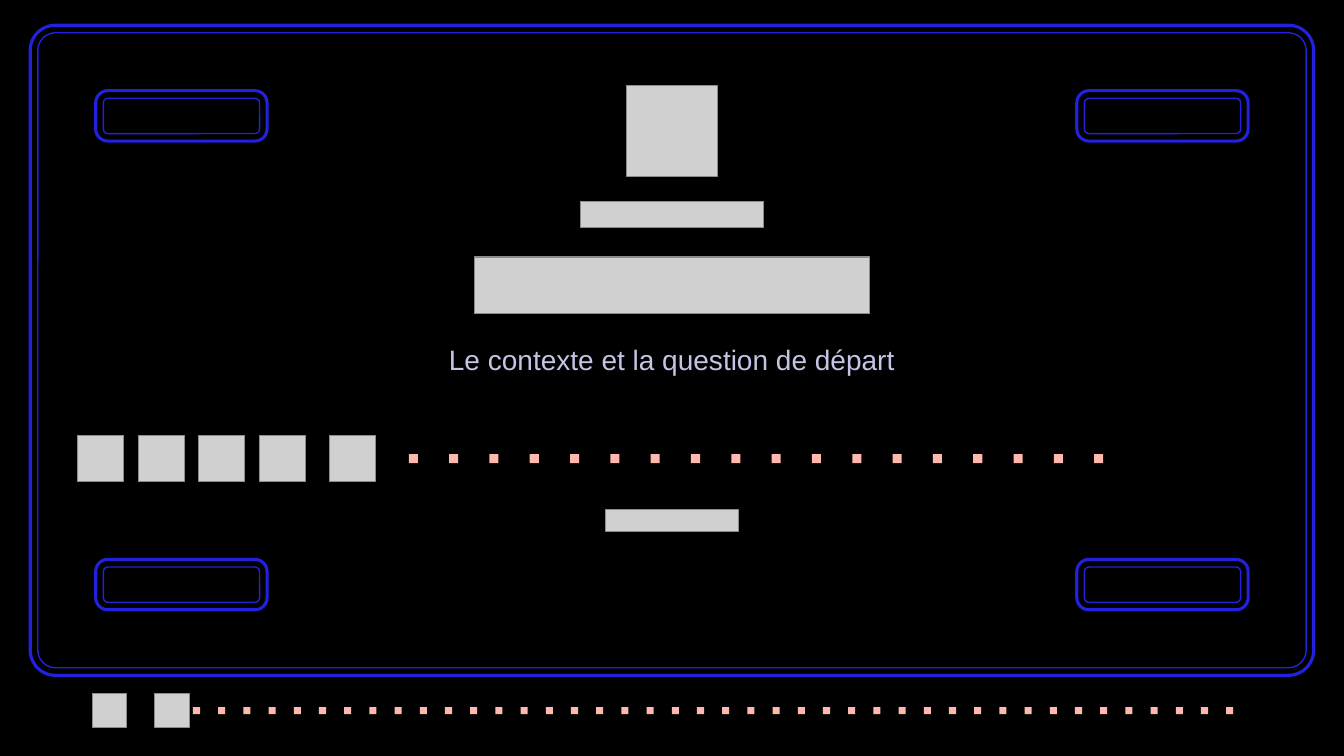
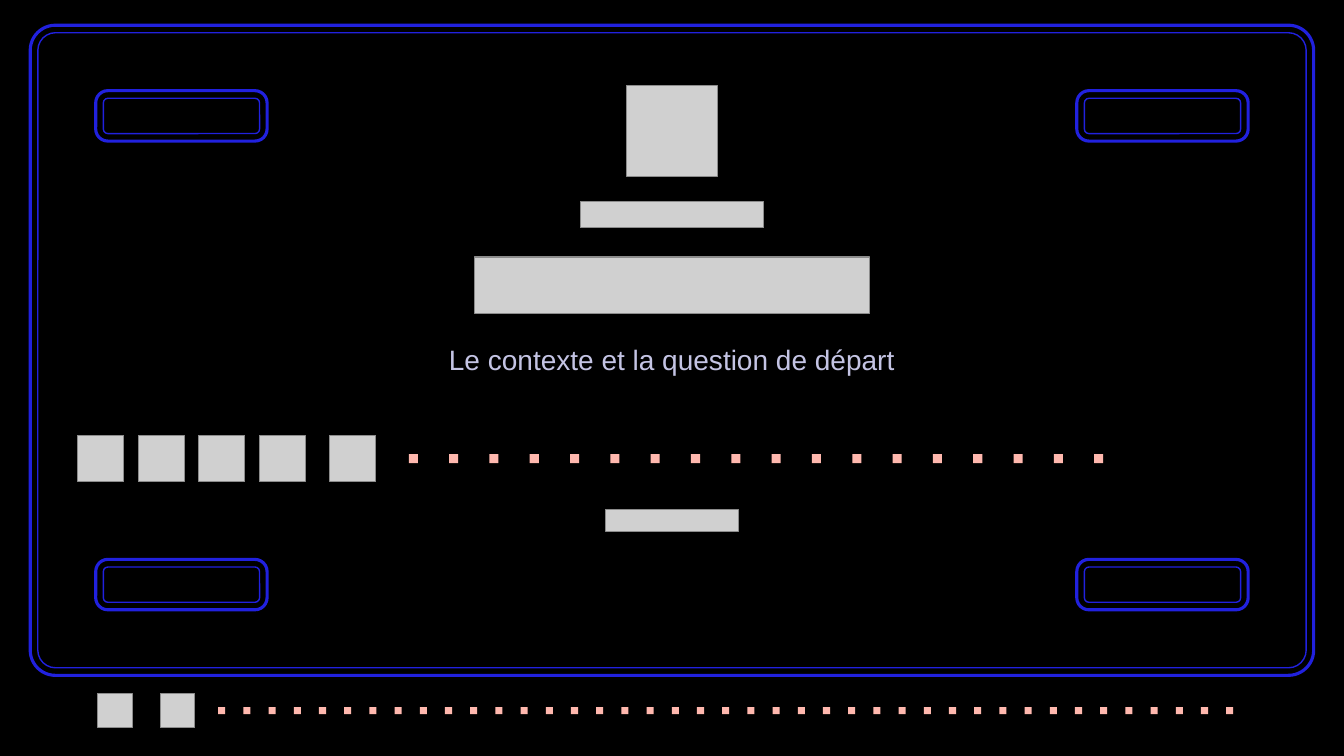
Before and after one commit to BOUADEIKHEIREDDINE/vgsales-data-wrangling, a slide deck: slide 3 of presentation/BDD1_vgsales_pacman.pptx. Drawn at 1344x756 pixels with LibreOffice and Linux fonts; fonts in the diff are those of the drawing; grey boxes stand for pictures; background and template pictures are left out. Boxes give left, top, right and bottom in pixels: in the first picture for what was removed or moved away, otherwise in the second. Text is boxed around its words. In the diff, an @@ line names an element or a change of style, - is before the commit and + after.

```diff
--- a/presentation/BDD1_vgsales_pacman.pptx
+++ b/presentation/BDD1_vgsales_pacman.pptx
@@ picture: place and size @@
-picture at [93,694,127,728]
+picture at [98,694,132,728]
@@ picture: place and size @@
-picture at [155,694,190,728]
+picture at [160,694,195,728]
@@ rectangle removed at [194,707,201,714] @@
```
Also in this commit, not shown: 14 other slides changed, 1 slide removed, 13 other files.
